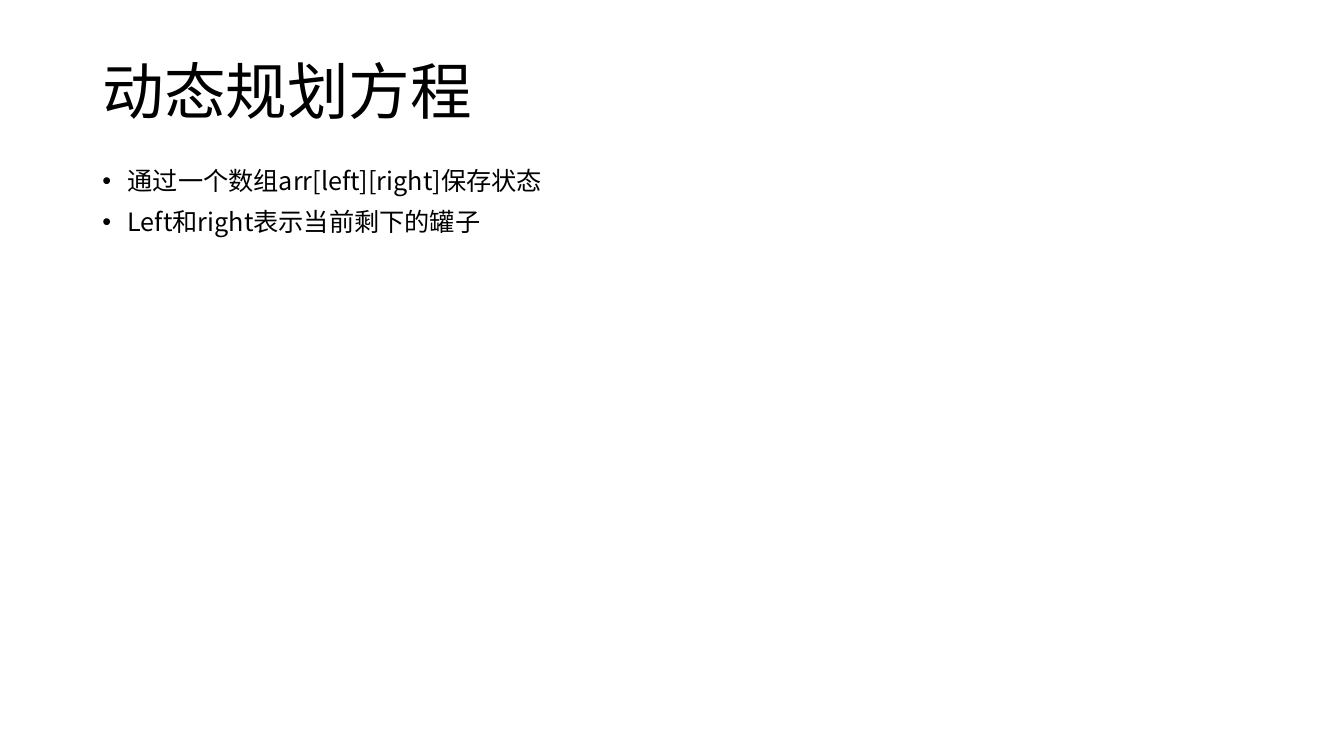
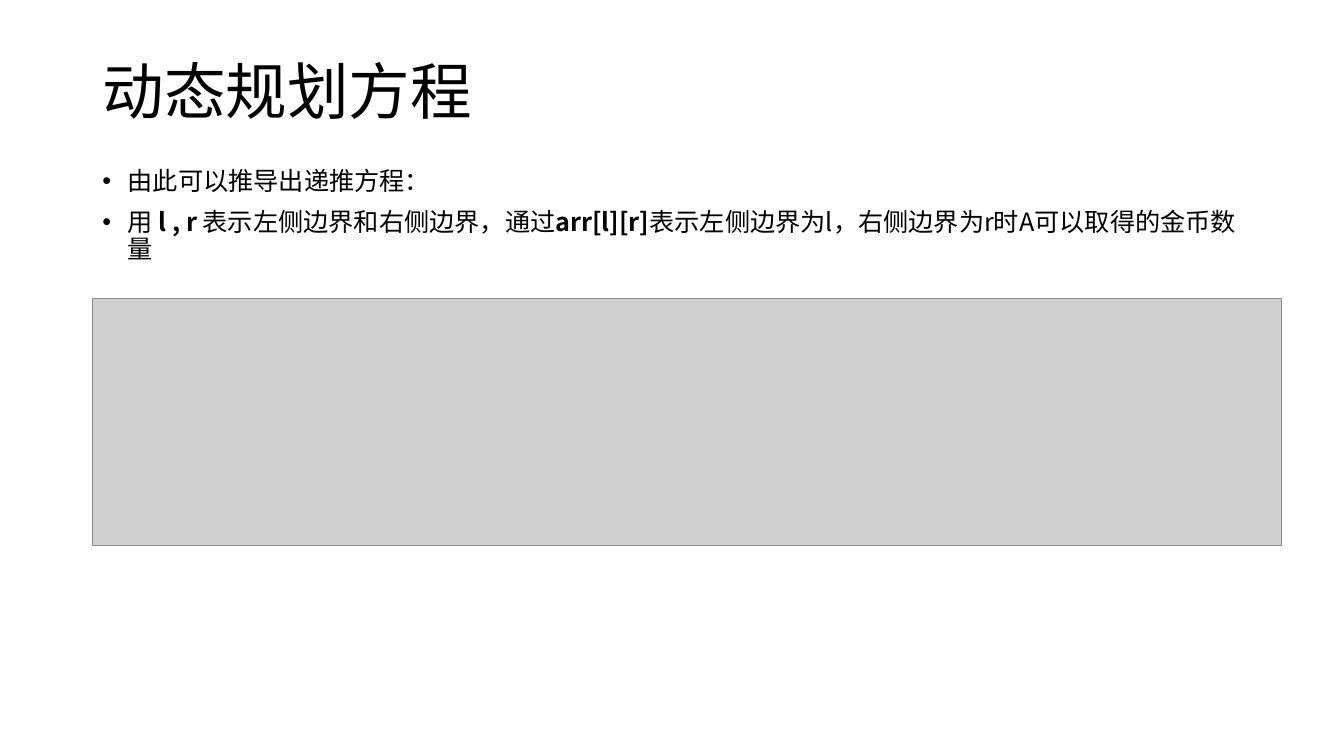
Before and after one commit to VirtualPuffer/Algorithm_Experiment, a slide deck: slide 5 of report/实验4/算法实验04.pptx (slide 4 before the commit). Drawn at 1344x756 pixels with LibreOffice and Linux fonts; fonts in the diff are those of the drawing; grey boxes stand for pictures. Boxes give left, top, right and bottom in pixels: in the first picture for what was removed or moved away, otherwise in the second. Text is boxed around its words. In the diff, an @@ line names an element or a change of style, - is before the commit and + after.

```diff
--- a/report/实验4/算法实验04.pptx
+++ b/report/实验4/算法实验04.pptx
@@ text at <box>128,168,1236,236</box>: text changed @@
-• 通过一个数组arr[left][right]保存状态
-• Left和right表示当前剩下的罐子
+• 由此可以推导出递推方程：
+• 用 l , r 表示左侧边界和右侧边界，通过arr[l][r]表示左侧边界为l，右侧边界为r时A可以取得的金币数量
@@ picture added at <box>93,298,1281,545</box> @@
```
Also in this commit, not shown: 1 other slide changed, 3 slides added, 8 slides removed, 2 other files.
